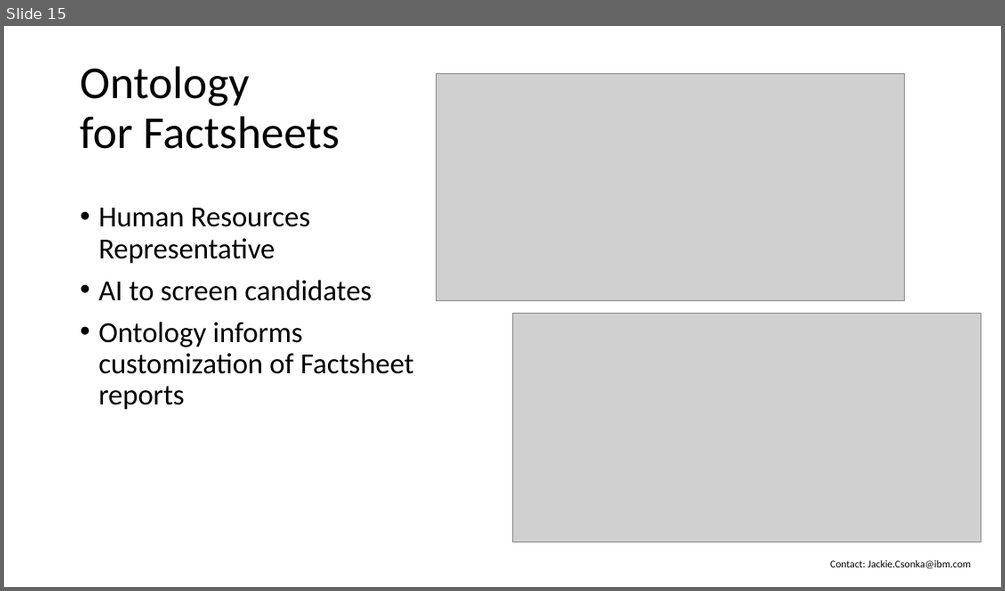
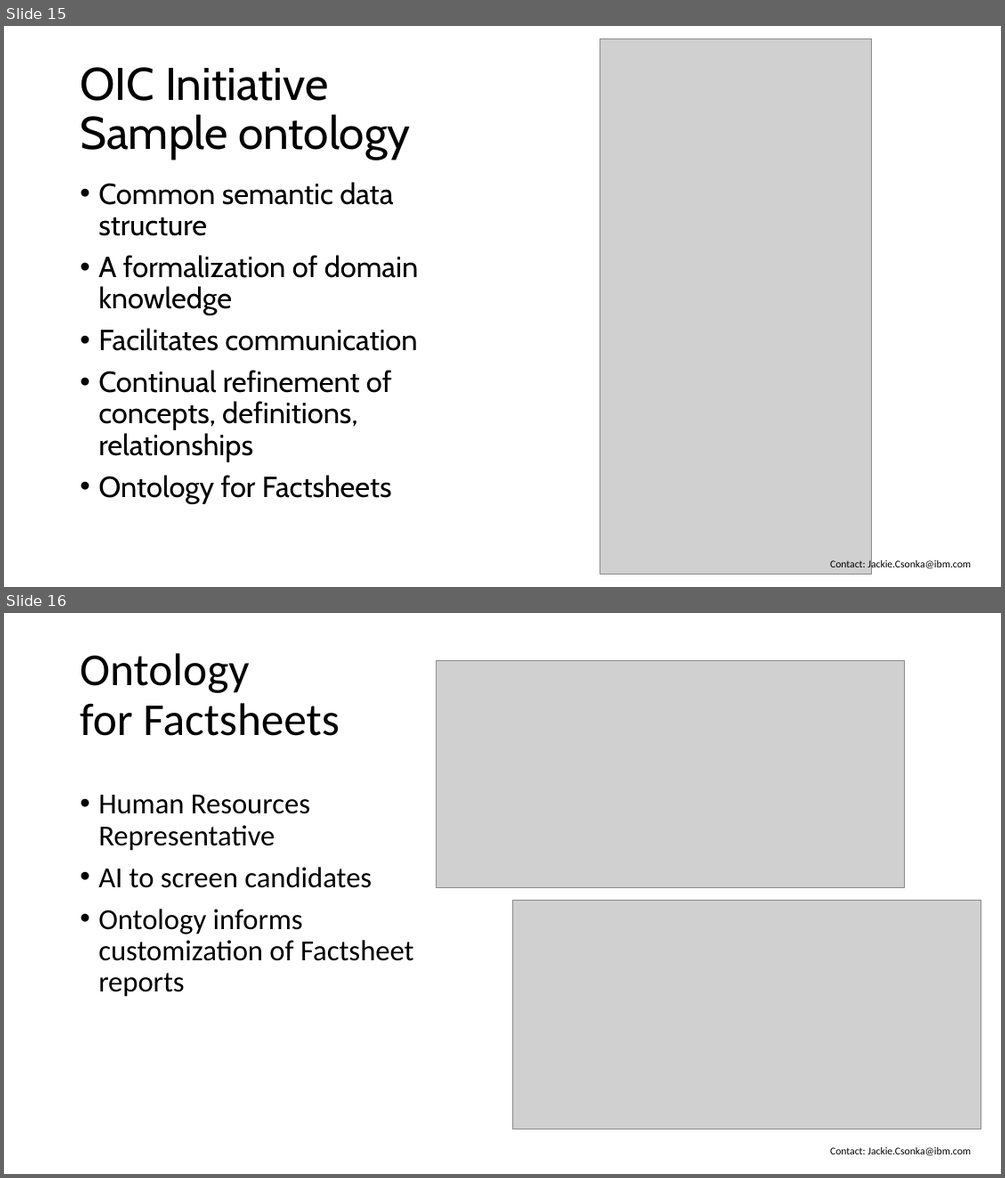
Before and after one commit to ahashmi/explore-ai, a slide deck: materials/Ontologies_Theory_and_Applications-20240208.pptx. Shown one above the other, each under a label of ours: slide 15 before the commit, slides 15 and 16 after it. The pictures are 1005x591 and 1005x1178 pixels, drawn with LibreOffice and Linux fonts; fonts in the diff are those of the drawing; grey boxes stand for pictures. Boxes give left, top, right and bottom in pixels: in the first picture for what was removed or moved away, otherwise in the second. Text is boxed around its words. In the diff, an @@ line names an element or a change of style, - is before the commit and + after.

```diff
--- a/materials/Ontologies_Theory_and_Applications-20240208.pptx
+++ b/materials/Ontologies_Theory_and_Applications-20240208.pptx
@@ slide 15 added at (x1=4, y1=26, x2=1001, y2=587), background #FFFFFF @@
@@ picture added at (x1=600, y1=38, x2=872, y2=575) @@
@@ title added at (x1=80, y1=67, x2=410, y2=159), 44 pt, text #000000 @@
+OIC Initiative
+Sample ontology
@@ text added at (x1=98, y1=182, x2=419, y2=504), 28 pt, text #000000 @@
+• Common semantic data structure
+• A formalization of domain knowledge
+• Facilitates communication
+• Continual refinement of concepts, definitions, relationships
+• Ontology for Factsheets
@@ text added at (x1=830, y1=558, x2=971, y2=570), 10 pt, text #000000 @@
+Contact: Jackie.Csonka@ibm.com
@@ what was slide 15 is now slide 16 @@
```
